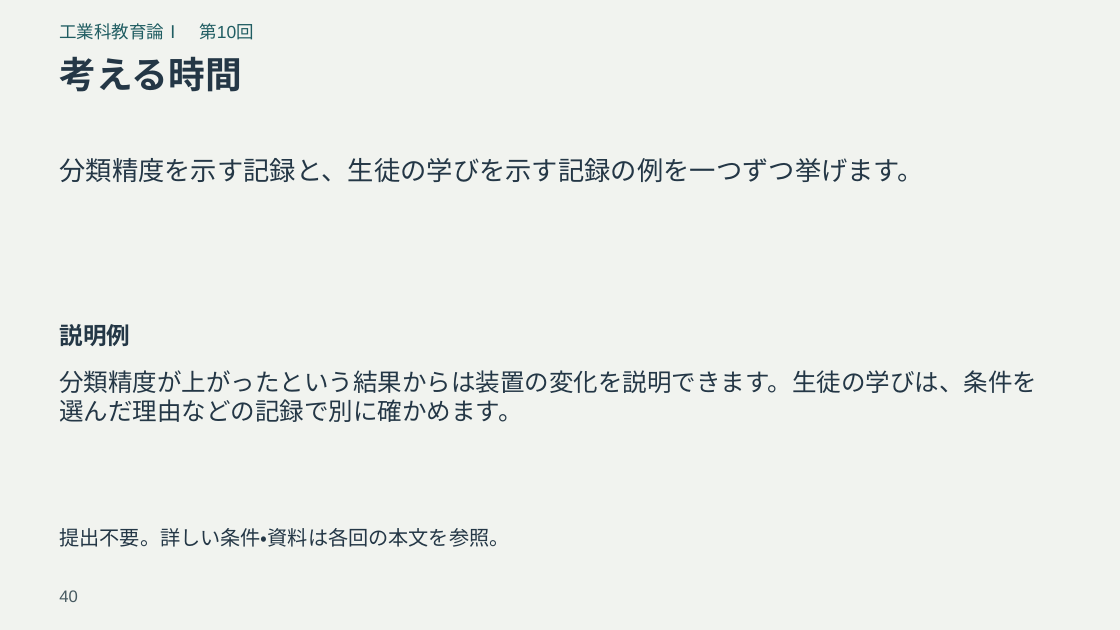
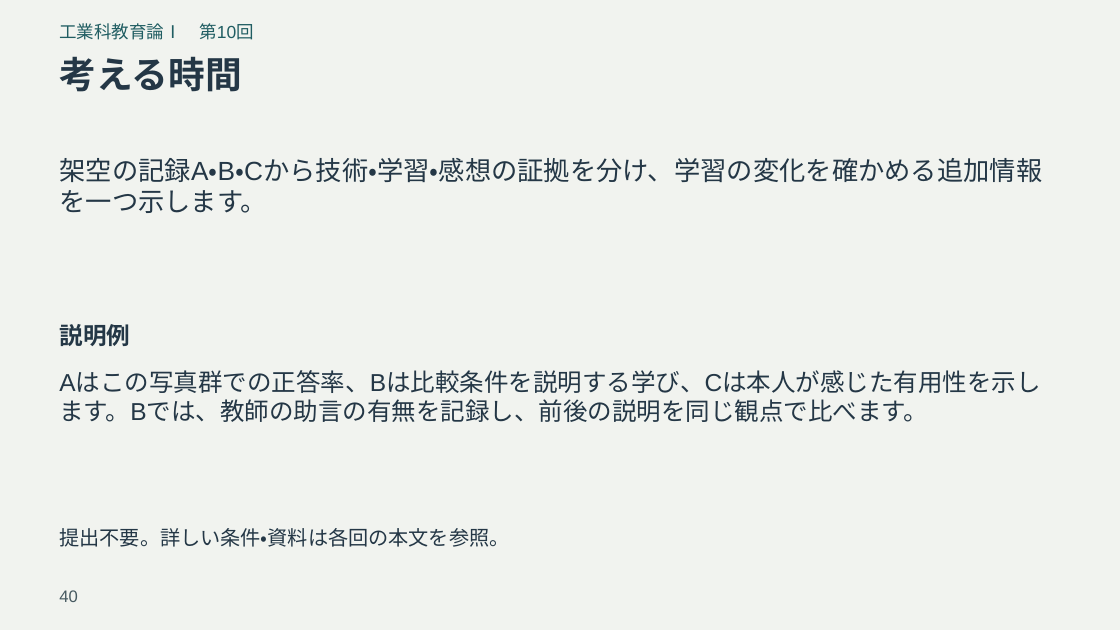
Before and after one commit to zooc-14calbp/industrial-education-i, a slide deck: slide 40 of reorganized/20261105/expanded/slides.pptx. Drawn at 1120x630 pixels with LibreOffice and Linux fonts; fonts in the diff are those of the drawing. Boxes give left, top, right and bottom in pixels: in the first picture for what was removed or moved away, otherwise in the second. Text is boxed around its words. In the diff, an @@ line names an element or a change of style, - is before the commit and + after.

```diff
--- a/reorganized/20261105/expanded/slides.pptx
+++ b/reorganized/20261105/expanded/slides.pptx
@@ text at (x1=59, y1=158, x2=1042, y2=213): text changed @@
-分類精度を示す記録と、生徒の学びを示す記録の例を一つずつ挙げます。
+架空の記録A・B・Cから技術・学習・感想の証拠を分け、学習の変化を確かめる追加情報を一つ示します。
@@ text at (x1=59, y1=371, x2=1040, y2=422): text changed @@
-分類精度が上がったという結果からは装置の変化を説明できます。生徒の学びは、条件を選んだ理由などの記録で別に確かめます。
+Aはこの写真群での正答率、Bは比較条件を説明する学び、Cは本人が感じた有用性を示します。Bでは、教師の助言の有無を記録し、前後の説明を同じ観点で比べます。
```
Also in this commit, not shown: 7 other slides changed, 12 other files.
